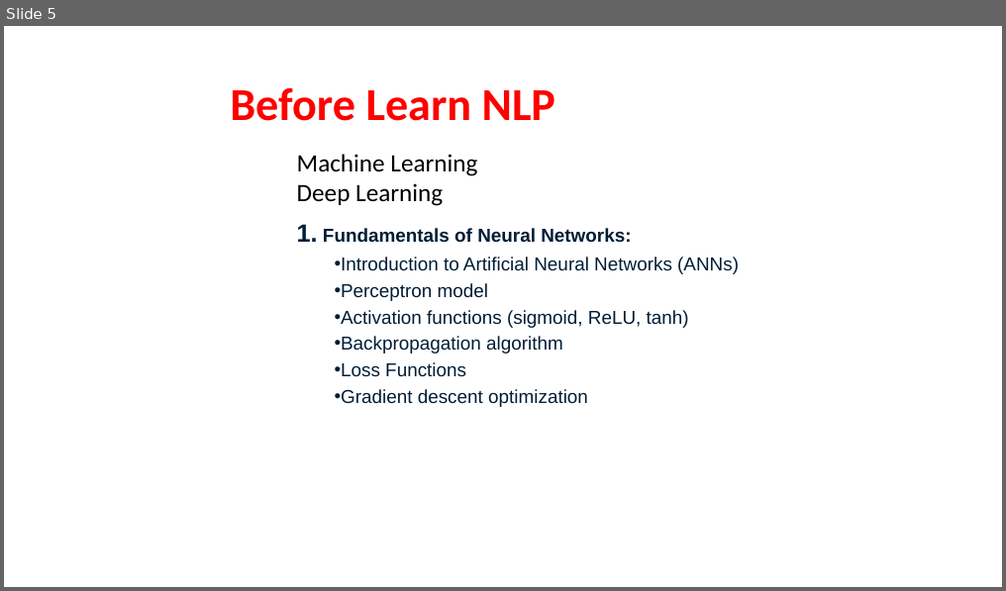
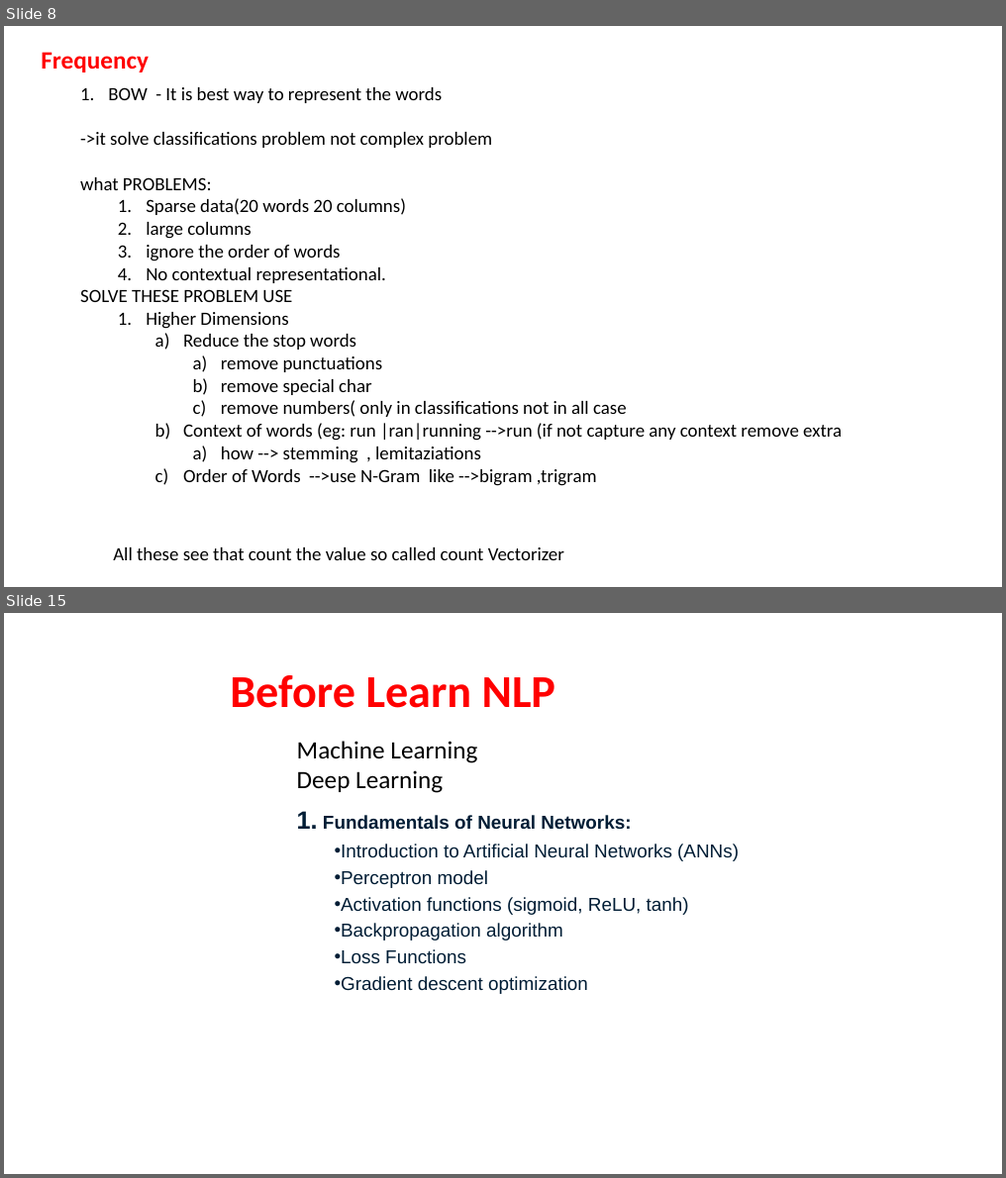
Before and after one commit to shahil04/ds_materials, a slide deck: 9.Deep_learning/class_10_Text_Nltk_Spacy.pptx. Shown one above the other, each under a label of ours: slide 5 before the commit, slides 8 and 15 after it; the slides between them are not shown. The pictures are 1006x591 and 1006x1178 pixels, drawn with LibreOffice and Linux fonts; fonts in the diff are those of the drawing. Boxes give left, top, right and bottom in pixels: in the first picture for what was removed or moved away, otherwise in the second. Text is boxed around its words. In the diff, an @@ line names an element or a change of style, - is before the commit and + after.

```diff
--- a/9.Deep_learning/class_10_Text_Nltk_Spacy.pptx
+++ b/9.Deep_learning/class_10_Text_Nltk_Spacy.pptx
@@ slide 8 added at box(4, 26, 1002, 587), background #FFFFFF @@
@@ text added at box(41, 52, 149, 73), 24 pt, text #FF0000, bold @@
+Frequency
@@ text added at box(80, 87, 492, 283), 18 pt, text #000000 @@
+1. BOW - It is best way to represent the words
+->it solve classifications problem not complex problem
+what PROBLEMS:
+  1. Sparse data(20 words 20 columns)
+  2. large columns
+  3. ignore the order of words
+  4. No contextual representational.
@@ text added at box(80, 289, 842, 486), 18 pt, text #000000 @@
+SOLVE THESE PROBLEM USE
+  1. Higher Dimensions
+    a) Reduce the stop words
+      a) remove punctuations
+      b) remove special char
+      c) remove numbers( only in classifications not in all case
+    b) Context of words (eg: run |ran|running -->run (if not capture any context remove extra
+      a) how --> stemming , lemitaziations
+    c) Order of Words -->use N-Gram like -->bigram ,trigram
@@ text added at box(113, 548, 564, 561), 18 pt, text #000000 @@
+All these see that count the value so called count Vectorizer
@@ what was slide 5 is now slide 15 @@
```
Also in this commit, not shown: 1 slide changed, 10 other slides added, 19 other files.
